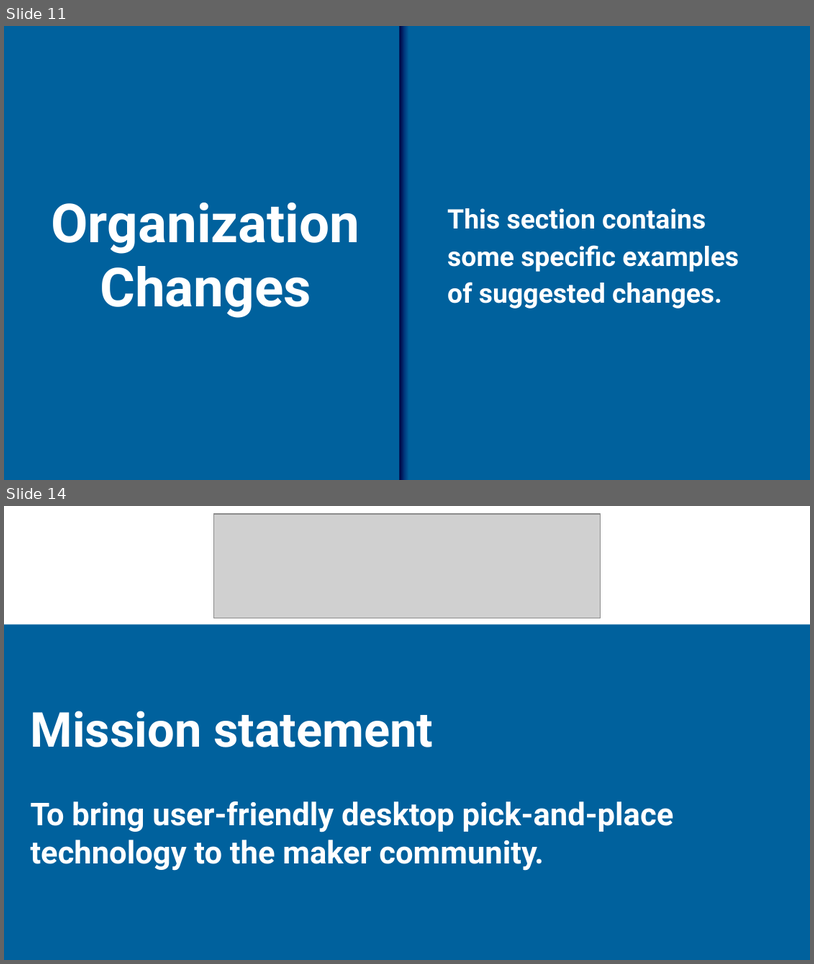
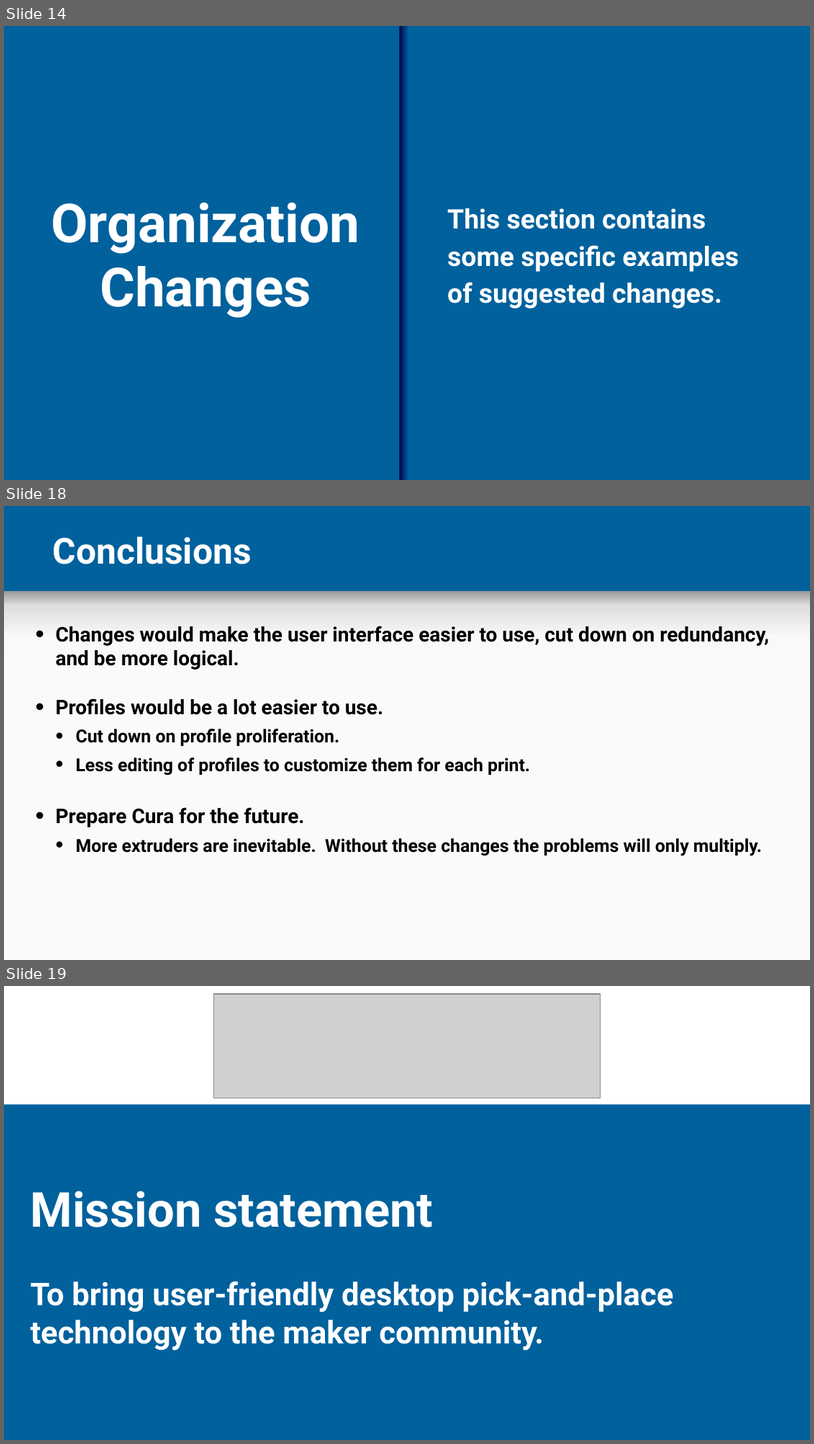
Before and after one commit to lendres/Cura-UI-Example, a slide deck: Documentation and Notes/Cura Profiles.pptx. Shown one above the other, each under a label of ours: slides 11 and 14 before the commit, slides 14, 18 and 19 after it; the slides between them are not shown. The pictures are 814x964 and 814x1444 pixels, drawn with LibreOffice and Linux fonts; fonts in the diff are those of the drawing; grey boxes stand for pictures; background and template pictures are left out. Boxes give left, top, right and bottom in pixels: in the first picture for what was removed or moved away, otherwise in the second. Text is boxed around its words. In the diff, an @@ line names an element or a change of style, - is before the commit and + after.

```diff
--- a/Documentation and Notes/Cura Profiles.pptx
+++ b/Documentation and Notes/Cura Profiles.pptx
@@ slide 18 added at bbox=[4, 506, 810, 960], background #00619D @@
@@ title added at bbox=[53, 536, 252, 564], 32 pt, text #FFFFFF, bold @@
+Conclusions
@@ rectangle added at bbox=[4, 591, 810, 664], fill gradient #F9F9F9 to #DEDEDE to #999999 @@
@@ text added at bbox=[56, 626, 769, 856], 16 pt, text #000000, bold @@
+• Changes would make the user interface easier to use, cut down on redundancy, and be more logical.
+• Profiles would be a lot easier to use.
+  • Cut down on profile proliferation.
+  • Less editing of profiles to customize them for each print.
+• Prepare Cura for the future.
+  • More extruders are inevitable. Without these changes the problems will only multiply.
@@ rectangle added at bbox=[4, 654, 810, 959], fill #FAFAFA @@
@@ what was slide 11 is now slide 14 @@
@@ what was slide 14 is now slide 19 @@
```
Also in this commit, not shown: 1 slide changed, 9 other slides added, 4 slides removed, 32 other files.
